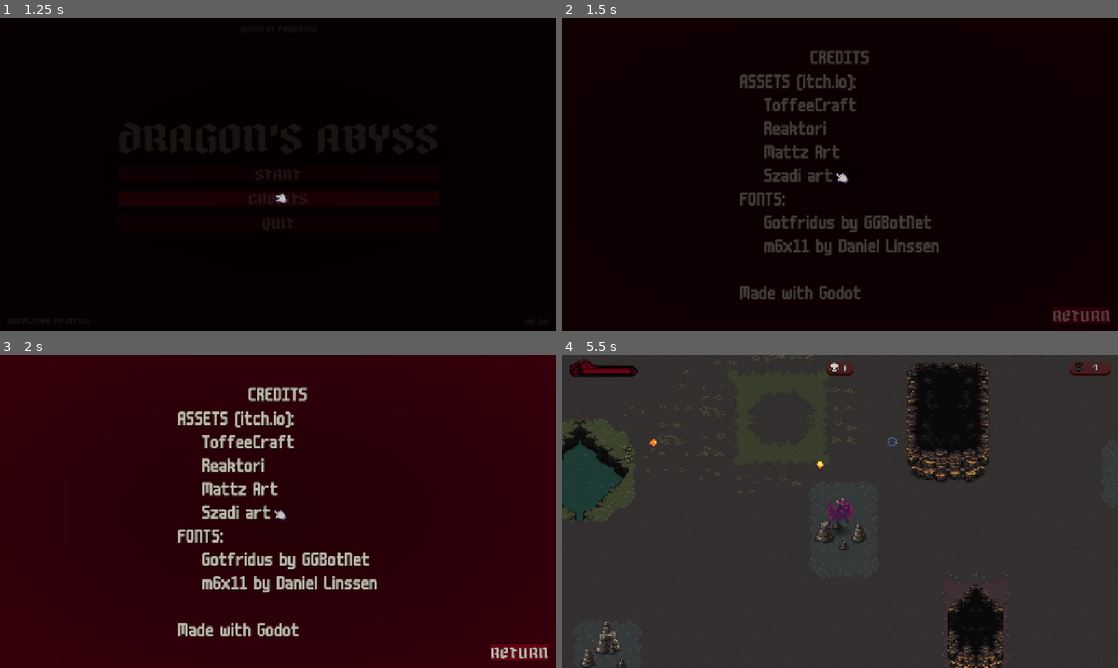
Above: before the commit, frames 1-4 (two rows, left to right).
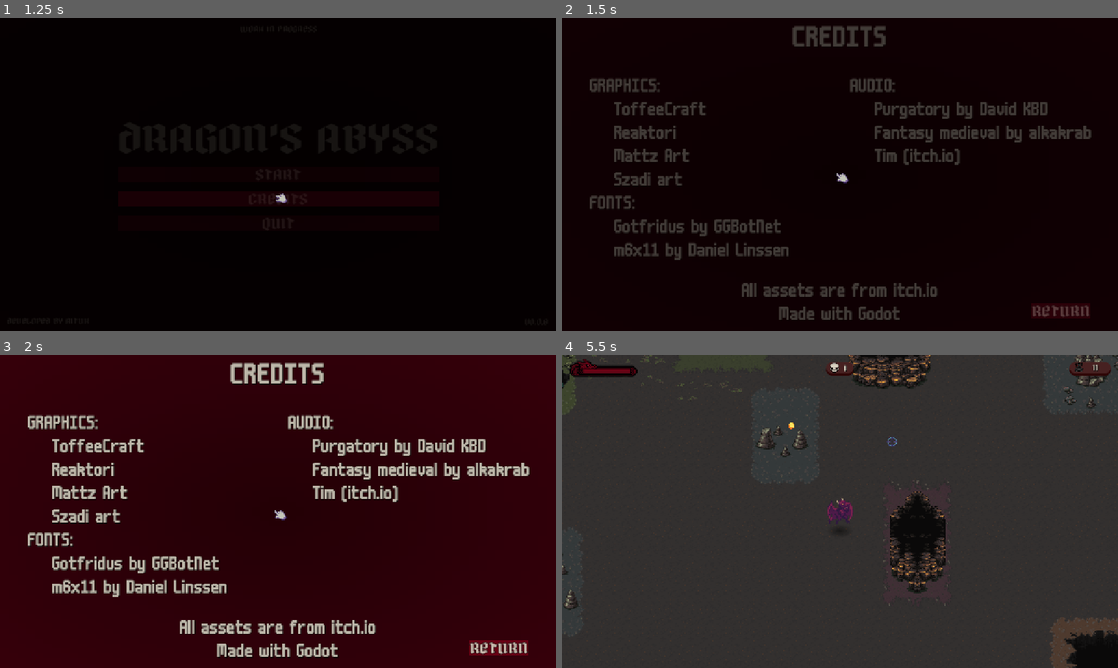
Above: after the commit, the same moments.

Repository: hgomezm92/dragons-abyss
Game: Godot game, scene res://scenes/ui/menu.tscn
Two runs of this game, one before a commit and one after it. Both use one fixed random seed, a clock stepped at 60 frames per second and the inputs below. Sound files missing from this copy of the repository are replaced by a short silence.
Inputs (mouse positions are in pixels of both pictures, inside the frame that each line leads up to):
- Up to frame 1 (1.25 s): click "Credits" at 0.5 s
- Up to frame 2 (1.5 s): click "START" at 1.25 s
- Up to frame 3 (2 s): no input
- Up to frame 4 (5.5 s): click "RETURN" at 2 s; move the mouse to (962, 495) at 2.77 s; hold D (move_right) 2.78-3.5 s; click (962, 495) at 2.92 s; click "START" at 3.5 s; move the mouse to (728, 527) at 4.27 s; hold S (move_down) 4.28-5.03 s; tap Space (shoot) at 4.35 s; move the mouse to (895, 442) at 5.02 s; hold D (move_right) from 5.03 s (still down); hold Space (shoot) from 5.03 s (still down)

Frame 1 is identical in both runs. In frame 2, 11% of the frame differs, in the area x 5-99%, y 2-98%; in frame 3, 14%; in frame 4, 12%.

Commit message:
Add shoot, hit, enemy death and game over sfx. Update credits. Increment game speed

Diff:
--- a/scenes/enemies/enemy.tscn
+++ b/scenes/enemies/enemy.tscn
@@ -1,9 +1,10 @@
-[gd_scene load_steps=37 format=3 uid="uid://b7aghcwevv3mr"]
+[gd_scene load_steps=38 format=3 uid="uid://b7aghcwevv3mr"]
 
 [ext_resource type="Script" uid="uid://d1maobrce47in" path="res://scripts/enemies/enemy.gd" id="1_bsing"]
 [ext_resource type="Texture2D" uid="uid://bumgiibm5m7ci" path="res://assets/animations/enemies/demon/HURT.png" id="2_71rcx"]
 [ext_resource type="Texture2D" uid="uid://ddoc22miwi5am" path="res://assets/animations/enemies/demon/DEATH.png" id="2_d4cuo"]
 [ext_resource type="Texture2D" uid="uid://cux2cq3wktycb" path="res://assets/animations/enemies/demon/ATTACK.png" id="2_h8ps3"]
+[ext_resource type="AudioStream" uid="uid://c20ldeyc8wxfx" path="res://assets/audio/sfx/mixkit-enemy-death-voice-3168.wav" id="2_n7575"]
 [ext_resource type="Texture2D" uid="uid://bq075nwqrmkb0" path="res://assets/animations/enemies/demon/IDLE.png" id="3_71rcx"]
 [ext_resource type="Texture2D" uid="uid://fhjhendd1afh" path="res://assets/animations/ui/sprHeart.png" id="5_xsfyf"]
 [ext_resource type="Script" uid="uid://3uyr54e0nb10" path="res://scripts/enemies/hitbox.gd" id="7_ebxvl"]
@@ -228,6 +229,7 @@
 collision = NodePath("CollisionShape2D")
 hearts = NodePath("Hearts")
 hitbox = NodePath("Hitbox")
+death_sfx = ExtResource("2_n7575")
 
 [node name="AnimatedSprite2D" type="AnimatedSprite2D" parent="."]
 sprite_frames = SubResource("SpriteFrames_wpivu")
--- a/scenes/main/main.tscn
+++ b/scenes/main/main.tscn
@@ -3,7 +3,7 @@
 [ext_resource type="Script" uid="uid://cibmpbeturpqk" path="res://scripts/main/main.gd" id="1_l3cfh"]
 [ext_resource type="PackedScene" uid="uid://cfkf0dl87l5hv" path="res://scenes/systems/game_manager.tscn" id="2_6q06x"]
 [ext_resource type="PackedScene" uid="uid://vco48qus0oy0" path="res://scenes/player/player.tscn" id="3_ow5a4"]
-[ext_resource type="AudioStream" uid="uid://of8ydek6kdw3" path="res://assets/audio/music/13 - DavidKBD - Purgatory Pack - MiniLoop 05.ogg" id="4_a8run"]
+[ext_resource type="AudioStream" uid="uid://ewws7qu70300" path="res://assets/audio/sfx/mixkit-orchestra-game-over-1950.wav" id="4_a8run"]
 [ext_resource type="PackedScene" uid="uid://buvxgstxs1cu0" path="res://scenes/ui/hud.tscn" id="4_hujxm"]
 [ext_resource type="PackedScene" uid="uid://drdm14b5pvj1j" path="res://scenes/systems/enemy_spawner.tscn" id="4_l3cfh"]
 [ext_resource type="PackedScene" uid="uid://lqlerh34caxs" path="res://scenes/maps/background.tscn" id="6_ow5a4"]
@@ -24,7 +24,7 @@
 enemy_spawner = NodePath("../EnemySpawner")
 pause_menu = NodePath("../PauseMenu")
 wave_message = NodePath("../WaveMessage")
-game_music = ExtResource("4_a8run")
+game_over_sfx = ExtResource("4_a8run")
 
 [node name="Player" parent="." instance=ExtResource("3_ow5a4")]
 
--- a/scenes/player/player.tscn
+++ b/scenes/player/player.tscn
@@ -1,8 +1,11 @@
-[gd_scene load_steps=15 format=3 uid="uid://vco48qus0oy0"]
+[gd_scene load_steps=18 format=3 uid="uid://vco48qus0oy0"]
 
 [ext_resource type="Script" uid="uid://cjorw345rquwi" path="res://scripts/player/player.gd" id="1_5q8uj"]
 [ext_resource type="PackedScene" uid="uid://dp4epjfsctt7x" path="res://scenes/projectiles/fireball.tscn" id="2_lmr38"]
 [ext_resource type="Texture2D" uid="uid://fenpj46fuwnf" path="res://assets/animations/player/sprDragon.png" id="3_lmr38"]
+[ext_resource type="AudioStream" uid="uid://hxkj3fsgic83" path="res://assets/audio/sfx/Fire_AttackF1.wav" id="3_lvxji"]
+[ext_resource type="AudioStream" uid="uid://gpgmc8diy6d0" path="res://assets/audio/sfx/mixkit-fast-blow-2144.wav" id="4_p47bc"]
+[ext_resource type="AudioStream" uid="uid://ewws7qu70300" path="res://assets/audio/sfx/mixkit-orchestra-game-over-1950.wav" id="5_75vfm"]
 
 [sub_resource type="AtlasTexture" id="AtlasTexture_7fr0w"]
 atlas = ExtResource("3_lmr38")
@@ -74,6 +77,9 @@
 script = ExtResource("1_5q8uj")
 fireball_scene = ExtResource("2_lmr38")
 shoot_position = NodePath("ShootPosition")
+shoot_sfx = ExtResource("3_lvxji")
+hit_sfx = ExtResource("4_p47bc")
+game_over_sfx = ExtResource("5_75vfm")
 
 [node name="AnimatedSprite2D" type="AnimatedSprite2D" parent="."]
 sprite_frames = SubResource("SpriteFrames_kcfnc")
--- a/scenes/projectiles/fireball.tscn
+++ b/scenes/projectiles/fireball.tscn
@@ -1,6 +1,7 @@
-[gd_scene load_steps=12 format=3 uid="uid://dp4epjfsctt7x"]
+[gd_scene load_steps=13 format=3 uid="uid://dp4epjfsctt7x"]
 
 [ext_resource type="Script" uid="uid://b2ita3e00dvrk" path="res://scripts/projectiles/fireball.gd" id="1_kkddm"]
+[ext_resource type="AudioStream" uid="uid://cwflthqk1ko4x" path="res://assets/audio/sfx/Fire_ImpactF1.wav" id="2_283ag"]
 [ext_resource type="Texture2D" uid="uid://cvwjkly1q3ta4" path="res://assets/animations/projectiles/fireball/B500-2.PNG" id="2_fcyka"]
 [ext_resource type="Texture2D" uid="uid://y3ntssodhiok" path="res://assets/animations/projectiles/fireball/B500-3.PNG" id="3_283ag"]
 [ext_resource type="Texture2D" uid="uid://d2gxouk2fnjig" path="res://assets/animations/projectiles/fireball/B500-4.PNG" id="4_dax74"]
@@ -56,6 +57,7 @@
 collision_layer = 2
 collision_mask = 12
 script = ExtResource("1_kkddm")
+impact_sfx = ExtResource("2_283ag")
 
 [node name="AnimatedSprite2D" type="AnimatedSprite2D" parent="."]
 sprite_frames = SubResource("SpriteFrames_wyo3q")
--- a/scenes/systems/game_manager.tscn
+++ b/scenes/systems/game_manager.tscn
@@ -1,7 +1,9 @@
-[gd_scene load_steps=2 format=3 uid="uid://cfkf0dl87l5hv"]
+[gd_scene load_steps=3 format=3 uid="uid://cfkf0dl87l5hv"]
 
 [ext_resource type="Script" uid="uid://dupc2pg3id5f0" path="res://scripts/systems/game_manager.gd" id="1_sry45"]
+[ext_resource type="AudioStream" uid="uid://c20ldeyc8wxfx" path="res://assets/audio/sfx/mixkit-enemy-death-voice-3168.wav" id="2_rcobk"]
 
 [node name="GameManager" type="Node"]
 process_mode = 3
 script = ExtResource("1_sry45")
+game_over_sfx = ExtResource("2_rcobk")
--- a/scenes/ui/credits.tscn
+++ b/scenes/ui/credits.tscn
@@ -1,9 +1,8 @@
-[gd_scene load_steps=13 format=3 uid="uid://cnlb0dxhua1q5"]
+[gd_scene load_steps=12 format=3 uid="uid://cnlb0dxhua1q5"]
 
 [ext_resource type="Script" uid="uid://tpn831f62v6h" path="res://scripts/ui/credits.gd" id="1_0h4vu"]
 [ext_resource type="Texture2D" uid="uid://by61cenmqvghj" path="res://themes/panel_menu.tres" id="1_pqmjv"]
 [ext_resource type="Theme" uid="uid://ytwaaicmtvpu" path="res://themes/fonts/fonts.tres" id="2_e5ls7"]
-[ext_resource type="AudioStream" uid="uid://y8rab6xr5ufm" path="res://assets/audio/music/7. Mystic Grove.ogg" id="2_jjkal"]
 [ext_resource type="FontFile" uid="uid://cxvsogncyw85k" path="res://assets/fonts/m6x11plus.ttf" id="3_y0bee"]
 [ext_resource type="Theme" uid="uid://csg3kd0k6v0uk" path="res://themes/buttons/button.tres" id="6_egc5o"]
 [ext_resource type="StyleBox" uid="uid://cx1y1c5niktmr" path="res://themes/buttons/normal.tres" id="7_rapck"]
@@ -17,7 +16,6 @@
 
 [node name="Credits" type="CanvasLayer"]
 script = ExtResource("1_0h4vu")
-credits_music = ExtResource("2_jjkal")
 
 [node name="Background" type="Panel" parent="."]
 z_index = -1
@@ -36,44 +34,92 @@
 grow_vertical = 2
 texture = ExtResource("1_pqmjv")
 
+[node name="Head" type="Label" parent="Panel"]
+layout_mode = 1
+anchors_preset = 5
+anchor_left = 0.5
+anchor_right = 0.5
+offset_left = -230.5
+offset_right = 230.5
+offset_bottom = 81.0
+grow_horizontal = 2
+theme = ExtResource("2_e5ls7")
+theme_override_fonts/font = ExtResource("3_y0bee")
+theme_override_font_sizes/font_size = 80
+text = "CREDITS"
+horizontal_alignment = 1
+vertical_alignment = 1
+
 [node name="VBoxContainer" type="VBoxContainer" parent="Panel"]
 layout_mode = 1
-anchors_preset = 8
-anchor_left = 0.5
+anchors_preset = 4
 anchor_top = 0.5
-anchor_right = 0.5
 anchor_bottom = 0.5
-offset_left = -93.5
-offset_top = -38.0
-offset_right = 93.5
-offset_bottom = 38.0
-grow_horizontal = 2
+offset_left = 64.0
+offset_top = -232.0
+offset_right = 525.0
+offset_bottom = 360.0
 grow_vertical = 2
 
-[node name="Head" type="Label" parent="Panel/VBoxContainer"]
+[node name="Text" type="Label" parent="Panel/VBoxContainer"]
 layout_mode = 2
 theme = ExtResource("2_e5ls7")
 theme_override_fonts/font = ExtResource("3_y0bee")
 theme_override_font_sizes/font_size = 50
-text = "CREDITS"
-horizontal_alignment = 1
-vertical_alignment = 1
-
-[node name="Fonts" type="Label" parent="Panel/VBoxContainer"]
-layout_mode = 2
-theme = ExtResource("2_e5ls7")
-theme_override_fonts/font = ExtResource("3_y0bee")
-theme_override_font_sizes/font_size = 50
-text = "ASSETS (itch.io):
+text = "GRAPHICS:
     ToffeeCraft
     Reaktori
     Mattz Art
     Szadi art
 FONTS:
     Gotfridus by GGBotNet
-    m6x11 by Daniel Linssen
+    m6x11 by Daniel Linssen"
+vertical_alignment = 1
 
+[node name="VBoxContainer2" type="VBoxContainer" parent="Panel"]
+layout_mode = 1
+anchors_preset = 6
+anchor_left = 1.0
+anchor_top = 0.5
+anchor_right = 1.0
+anchor_bottom = 0.5
+offset_left = -616.0
+offset_top = -232.0
+offset_right = -60.0
+offset_bottom = 305.0
+grow_horizontal = 0
+grow_vertical = 2
+
+[node name="Text" type="Label" parent="Panel/VBoxContainer2"]
+layout_mode = 2
+theme = ExtResource("2_e5ls7")
+theme_override_fonts/font = ExtResource("3_y0bee")
+theme_override_font_sizes/font_size = 50
+text = "AUDIO:
+    Purgatory by David KBD
+    Fantasy medieval by alkakrab
+    Tim (itch.io)"
+vertical_alignment = 1
+
+[node name="Foot" type="Label" parent="Panel"]
+layout_mode = 1
+anchors_preset = 7
+anchor_left = 0.5
+anchor_top = 1.0
+anchor_right = 0.5
+anchor_bottom = 1.0
+offset_left = -230.5
+offset_top = -67.0
+offset_right = 230.5
+offset_bottom = -16.0
+grow_horizontal = 2
+grow_vertical = 0
+theme = ExtResource("2_e5ls7")
+theme_override_fonts/font = ExtResource("3_y0bee")
+theme_override_font_sizes/font_size = 50
+text = "All assets are from itch.io
 Made with Godot"
+horizontal_alignment = 1
 vertical_alignment = 1
 
 [node name="Return" type="Button" parent="Panel"]
@@ -83,10 +129,10 @@
 anchor_top = 1.0
 anchor_right = 1.0
 anchor_bottom = 1.0
-offset_left = -88.0
-offset_top = -48.0
-offset_right = -17.0
-offset_bottom = -17.0
+offset_left = -199.0
+offset_top = -64.0
+offset_right = -64.0
+offset_bottom = -28.0
 grow_horizontal = 0
 grow_vertical = 0
 theme = ExtResource("6_egc5o")
--- a/scripts/enemies/enemy.gd
+++ b/scripts/enemies/enemy.gd
@@ -3,8 +3,10 @@
 @export var animation: AnimatedSprite2D
 @export var collision: CollisionShape2D
 @export var hearts: AnimatedSprite2D
-@export var speed: int = 150
+@export var speed: int = 300
 @export var hitbox: Area2D
+@export var death_sfx: AudioStream
+
 var _health: int = 2
 var _player: CharacterBody2D
 
@@ -43,6 +45,7 @@
 
 func _death():
 	animation.play("death")
+	AudioManager.play_sfx(death_sfx)
 	hitbox.remove_from_group("enemy_hitbox")
 	self.collision_layer = 0
 	self.collision_mask = 0
--- a/scripts/player/player.gd
+++ b/scripts/player/player.gd
@@ -2,9 +2,14 @@
 
 @export var fireball_scene: PackedScene
 @export var shoot_position: Marker2D
+@export var shoot_sfx: AudioStream
+@export var hit_sfx: AudioStream
+@export var game_over_sfx: AudioStream
+
+
 @onready var _animation = $AnimatedSprite2D
 
-var _speed: float = 300.0
+var _speed: float = 600.0
 var _screen_size: Vector2
 var _health: int = 7
 var _knockback_velocity: Vector2 = Vector2.ZERO
@@ -72,10 +77,12 @@
 
 	# Añadir la bola a la escena
 	get_tree().current_scene.add_child(fireball)
+	AudioManager.play_sfx(shoot_sfx)
 
 func _take_damage(dmg: int):
 	_health -= dmg
 	damage_taken.emit(_health)
+	AudioManager.play_sfx(hit_sfx)
 
 	var tween = create_tween()
 	tween.tween_property(
@@ -96,6 +103,8 @@
 
 func _death():
 	player_dead.emit("Game Over")
+	AudioManager.play_sfx(game_over_sfx)
+
 
 func _on_hurtbox_area_entered(area: Area2D) -> void:
 	if area.is_in_group("enemy_hitbox"):
--- a/scripts/projectiles/fireball.gd
+++ b/scripts/projectiles/fireball.gd
@@ -1,7 +1,9 @@
 extends Area2D
 
 @onready var animation = $AnimatedSprite2D
-var _speed: float = 250.0
+@export var impact_sfx: AudioStream
+
+var _speed: float = 500.0
 var direction: Vector2 = Vector2.ZERO
 var _is_exploding: bool
 
@@ -17,6 +19,7 @@
 func _explode():
 	_is_exploding = true
 	animation.play("explode")
+	AudioManager.play_sfx(impact_sfx)
 
 func _on_body_entered(body: Node2D) -> void:
 	if body.has_method("take_damage"):
--- a/scripts/systems/audio_manager.gd
+++ b/scripts/systems/audio_manager.gd
@@ -6,13 +6,15 @@
 func _ready() -> void:
 	music_player = AudioStreamPlayer.new()
 	music_player.bus = "Music"
+	music_player.process_mode = Node.PROCESS_MODE_ALWAYS
+
 	add_child(music_player)
 
 	_set_default_volumes()
 
 func _set_default_volumes() -> void:
 	_set_bus_volume("Master", 0.0)
-	_set_bus_volume("Music", -12.0)
+	_set_bus_volume("Music", -30.0)
 	_set_bus_volume("SFX", -6.0)
 
 func _set_bus_volume(bus_name: String, volume_db: float) -> void:
@@ -63,6 +65,7 @@
 
 func play_sfx(stream: AudioStream) -> void:
 	var sfx_player := AudioStreamPlayer.new()
+	sfx_player.process_mode = Node.PROCESS_MODE_ALWAYS
 	sfx_player.stream = stream
 	sfx_player.bus = "SFX"
 	add_child(sfx_player)
--- a/scripts/systems/enemy_spawner.gd
+++ b/scripts/systems/enemy_spawner.gd
@@ -15,7 +15,7 @@
 signal enemy_count_changed
 
 func _get_enemy_count_for_wave(wave):
-	return 5 + wave * 2
+	return 8 + wave * 3
 
 func start_wave() -> void:
 	_enemies_to_spawn = _get_enemy_count_for_wave(_wave_count)
@@ -86,5 +86,5 @@
 
 func reset():
 	_wave_count = 1
-	_spawn_interval = 2.0
+	_spawn_interval = 1.0
 	_enemy_timer.stop()
--- a/scripts/ui/menu.gd
+++ b/scripts/ui/menu.gd
@@ -16,7 +16,7 @@
 		1
 	).set_trans(Tween.TRANS_SINE).set_ease(Tween.EASE_OUT)
 
-	AudioManager.play_music_with_fade(music_menu)
+	AudioManager.play_music(music_menu)
 
 func _on_start_pressed() -> void:
 	create_tween().tween_property(
@@ -42,7 +42,7 @@
 		1
 	).set_trans(Tween.TRANS_SINE).set_ease(Tween.EASE_OUT)
 
-	AudioManager.play_music_with_fade(credits_music)
+	AudioManager.play_music(credits_music)
 
 	await get_tree().create_timer(0.75).timeout
 	get_tree().change_scene_to_packed(credits)
Not shown, added: assets/audio/sfx/mixkit-enemy-death-voice-3168.wav.import
Not shown, added: assets/audio/sfx/mixkit-fast-blow-2144.wav.import
Not shown, added: assets/audio/sfx/mixkit-orchestra-game-over-1950.wav.import
Not shown, added: assets/audio/sfx/mixkit-enemy-death-voice-3168.wav
Not shown, added: assets/audio/sfx/mixkit-fast-blow-2144.wav
Not shown, added: assets/audio/sfx/mixkit-orchestra-game-over-1950.wav
